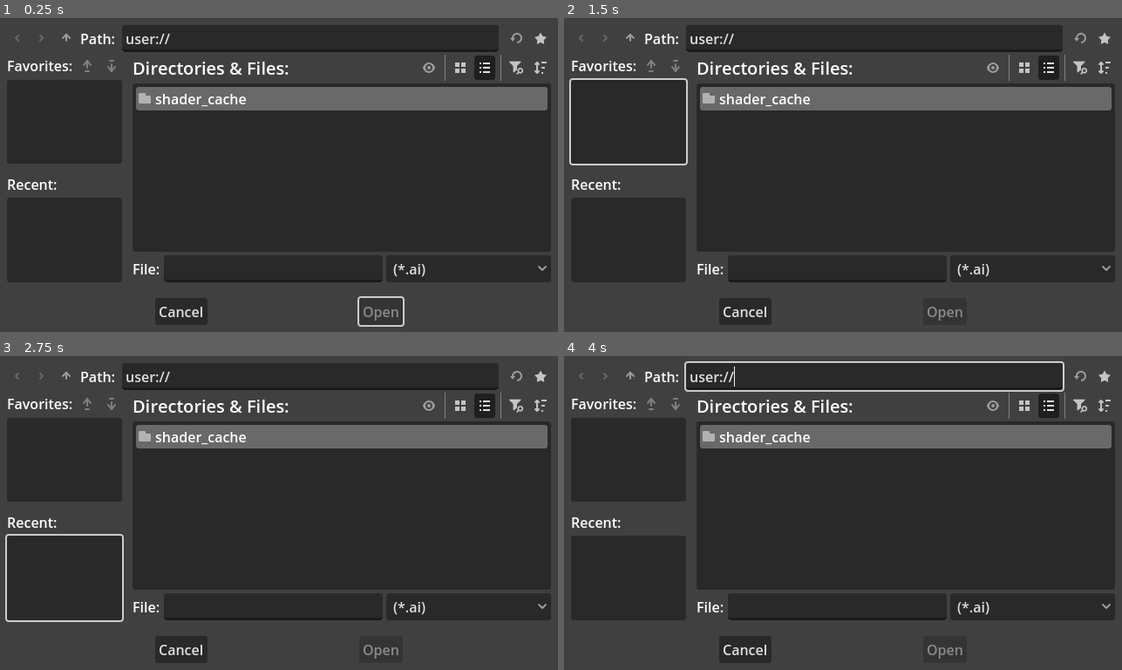
Above: before the commit, frames 1-4 (two rows, left to right).
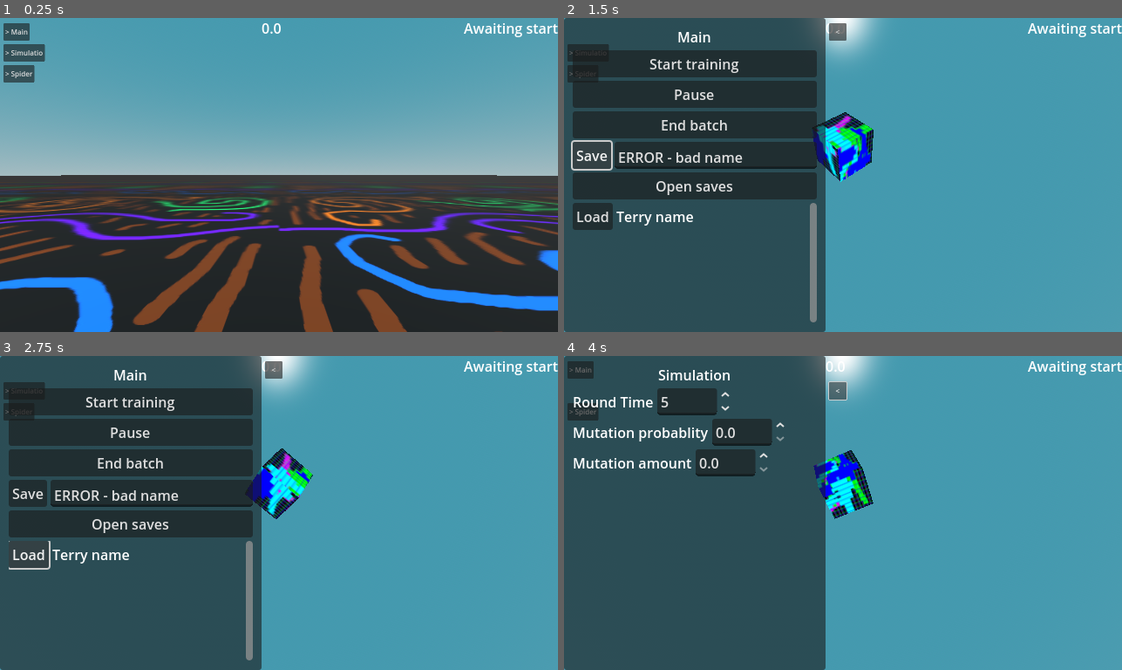
Above: after the commit, the same moments.

Repository: officialErnests/de-ai-ed
Game: Godot game, scene res://scenes/main.tscn
The game is run twice, just before and just after one commit, with the same random seed, the same clock (stepped at 60 frames per second) and the same inputs.
Inputs (mouse positions are in pixels of both pictures, inside the frame that each line leads up to):
- Up to frame 1 (0.25 s): no input
- Up to frame 2 (1.5 s): click "> Main" at 0.5 s; click (591, 156) at 1.25 s, where only the run after the commit has a clickable "Save"
- Up to frame 3 (2.75 s): click (27, 553) at 2 s, where only the run after the commit has a clickable "Load"
- Up to frame 4 (4 s): click (837, 368) at 2.75 s, where only the run after the commit has a clickable "<"; click "> Simulatio" at 3.5 s

The runs differ from the first frame. In frame 1, 76% of the frame differs, in the area x 0-100%, y 0-100%; in frame 2, 78%; in frame 3, 78%; in frame 4, 83%.

Commit message:
Implementing better saving system, aka you can now name saves :DD (also has saftey features :DD)

Diff:
--- a/scenes/main.tscn
+++ b/scenes/main.tscn
@@ -10,6 +10,7 @@
 [ext_resource type="Script" uid="uid://bu5yxtfh5srqp" path="res://scripts/spidersss.gd" id="7_tipki"]
 [ext_resource type="Script" uid="uid://dyqngqnchhak1" path="res://scripts/close_open_panel.gd" id="8_85g3d"]
 [ext_resource type="Script" uid="uid://dja83xsbpu3ad" path="res://scripts/timer_to_label.gd" id="8_choun"]
+[ext_resource type="Script" uid="uid://cstg6n1g4ctwb" path="res://scripts/save_texts.gd" id="9_ya4ey"]
 
 [sub_resource type="ProceduralSkyMaterial" id="ProceduralSkyMaterial_o5qli"]
 sky_top_color = Color(0.26750416, 0.6006932, 0.68498224, 1)
@@ -133,15 +134,6 @@
 timer = NodePath("../../../../../../Lerning")
 metadata/_custom_type_script = "uid://dja83xsbpu3ad"
 
-[node name="FileDialog" type="FileDialog" parent="Camera_setup/NeckOrSmthing/Dron/Floating_cam/GenCount"]
-oversampling_override = 1.0
-title = "Open a File"
-visible = true
-file_mode = 0
-display_mode = 1
-access = 1
-filters = PackedStringArray("*.ai")
-
 [node name="Gui" type="CanvasLayer" parent="Camera_setup/NeckOrSmthing/Dron/Floating_cam"]
 
 [node name="Main" type="HBoxContainer" parent="Camera_setup/NeckOrSmthing/Dron/Floating_cam/Gui"]
@@ -181,17 +173,42 @@
 layout_mode = 2
 text = "End batch"
 
-[node name="Save" type="Button" parent="Camera_setup/NeckOrSmthing/Dron/Floating_cam/Gui/Main/Panel/VBoxContainer"]
+[node name="HBoxContainer" type="HBoxContainer" parent="Camera_setup/NeckOrSmthing/Dron/Floating_cam/Gui/Main/Panel/VBoxContainer"]
+layout_mode = 2
+
+[node name="Save" type="Button" parent="Camera_setup/NeckOrSmthing/Dron/Floating_cam/Gui/Main/Panel/VBoxContainer/HBoxContainer"]
 layout_mode = 2
 text = "Save"
 
+[node name="TextEdit" type="TextEdit" parent="Camera_setup/NeckOrSmthing/Dron/Floating_cam/Gui/Main/Panel/VBoxContainer/HBoxContainer"]
+custom_minimum_size = Vector2(232, 0)
+layout_mode = 2
+emoji_menu_enabled = false
+script = ExtResource("9_ya4ey")
+
 [node name="Open" type="Button" parent="Camera_setup/NeckOrSmthing/Dron/Floating_cam/Gui/Main/Panel/VBoxContainer"]
 layout_mode = 2
 text = "Open saves"
 
-[node name="Load" type="Button" parent="Camera_setup/NeckOrSmthing/Dron/Floating_cam/Gui/Main/Panel/VBoxContainer"]
+[node name="ScrollContainer" type="ScrollContainer" parent="Camera_setup/NeckOrSmthing/Dron/Floating_cam/Gui/Main/Panel/VBoxContainer"]
+custom_minimum_size = Vector2(0, 137)
+layout_mode = 2
+horizontal_scroll_mode = 0
+vertical_scroll_mode = 2
+
+[node name="VBoxContainer" type="VBoxContainer" parent="Camera_setup/NeckOrSmthing/Dron/Floating_cam/Gui/Main/Panel/VBoxContainer/ScrollContainer"]
+layout_mode = 2
+
+[node name="HBoxContainer" type="HBoxContainer" parent="Camera_setup/NeckOrSmthing/Dron/Floating_cam/Gui/Main/Panel/VBoxContainer/ScrollContainer/VBoxContainer"]
+layout_mode = 2
+
+[node name="Button" type="Button" parent="Camera_setup/NeckOrSmthing/Dron/Floating_cam/Gui/Main/Panel/VBoxContainer/ScrollContainer/VBoxContainer/HBoxContainer"]
 layout_mode = 2
 text = "Load"
+
+[node name="Label" type="Label" parent="Camera_setup/NeckOrSmthing/Dron/Floating_cam/Gui/Main/Panel/VBoxContainer/ScrollContainer/VBoxContainer/HBoxContainer"]
+layout_mode = 2
+text = "Terry name"
 
 [node name="Control" type="Control" parent="Camera_setup/NeckOrSmthing/Dron/Floating_cam/Gui/Main"]
 z_index = -1
@@ -368,14 +385,14 @@
 slider_close_text = "> Spider"
 is_open = false
 
-[node name="Spidersss" type="Node3D" parent="." node_paths=PackedStringArray("start", "pause_button", "force_stop_button", "save_button", "open_button", "load_button", "training_time", "timer", "node_visualiser", "generation_count")]
+[node name="Spidersss" type="Node3D" parent="." node_paths=PackedStringArray("start", "pause_button", "force_stop_button", "save_button", "save_text", "open_button", "training_time", "timer", "node_visualiser", "generation_count")]
 script = ExtResource("7_tipki")
 start = NodePath("../Camera_setup/NeckOrSmthing/Dron/Floating_cam/Gui/Main/Panel/VBoxContainer/Start")
 pause_button = NodePath("../Camera_setup/NeckOrSmthing/Dron/Floating_cam/Gui/Main/Panel/VBoxContainer/Pause")
 force_stop_button = NodePath("../Camera_setup/NeckOrSmthing/Dron/Floating_cam/Gui/Main/Panel/VBoxContainer/End")
-save_button = NodePath("../Camera_setup/NeckOrSmthing/Dron/Floating_cam/Gui/Main/Panel/VBoxContainer/Save")
+save_button = NodePath("../Camera_setup/NeckOrSmthing/Dron/Floating_cam/Gui/Main/Panel/VBoxContainer/HBoxContainer/Save")
+save_text = NodePath("../Camera_setup/NeckOrSmthing/Dron/Floating_cam/Gui/Main/Panel/VBoxContainer/HBoxContainer/TextEdit")
 open_button = NodePath("../Camera_setup/NeckOrSmthing/Dron/Floating_cam/Gui/Main/Panel/VBoxContainer/Open")
-load_button = NodePath("../Camera_setup/NeckOrSmthing/Dron/Floating_cam/Gui/Main/Panel/VBoxContainer/Load")
 training_time = NodePath("../Camera_setup/NeckOrSmthing/Dron/Floating_cam/Gui/Simulation/Panel/VBoxContainer/Timer/SpinBox")
 timer = NodePath("../Lerning")
 spiders_per_batch = 10
--- /dev/null
+++ b/scripts/save_texts.gd
@@ -0,0 +1,17 @@
+extends TextEdit
+
+
+# Called when the node enters the scene tree for the first time.
+func _ready() -> void:
+	genText()
+
+func genText():
+	if text == "":
+		var now_time = Time.get_datetime_dict_from_system()
+		text = "TERRYS_" + str(now_time["month"]) + str(now_time["day"]) + str(now_time["hour"]) + str(now_time["minute"]) + str(now_time["second"])
+	else:
+		var regex := RegEx.new()
+		regex.compile("([0-9|_]*$)")
+		var result_text = regex.sub(text, "")
+		var now_time = Time.get_datetime_dict_from_system()
+		text = result_text + "_" + str(now_time["month"]) + str(now_time["day"]) + str(now_time["hour"]) + str(now_time["minute"]) + str(now_time["second"])
--- a/scripts/spidersss.gd
+++ b/scripts/spidersss.gd
@@ -9,6 +9,7 @@
 @export var pause_button: Button
 @export var force_stop_button: Button
 @export var save_button: Button
+@export var save_text: TextEdit
 @export var open_button: Button
 @export var load_button: Button
 @export var load_file_diologue: FileDialog
@@ -41,17 +42,19 @@
 	force_stop_button.pressed.connect(forceEnd)
 	save_button.pressed.connect(saveAi)
 	open_button.pressed.connect(openExplorer)
-	load_button.pressed.connect(openExplorer)
+	# load_button.pressed.connect(loadAi)
 
 func saveAi():
 	var dirAccess = DirAccess.open("user://")
-	dirAccess.make_dir(SAVE_PATH)
-	var now_time = Time.get_datetime_dict_from_system()
-	var file_name = SAVE_PATH + "TERRYS_" + str(now_time["month"]) + str(now_time["day"]) + str(now_time["hour"]) + str(now_time["minute"]) + str(now_time["second"]) + ".ai"
-
-	print(file_name)
-	var fileSave = FileAccess.open(file_name, FileAccess.WRITE)
-	print(fileSave)
+	var file_name = save_text.text
+	var file_path = SAVE_PATH + file_name + ".ai"
+	if FileAccess.file_exists(file_path):
+		save_text.genText()
+		return
+	var fileSave = FileAccess.open(file_path, FileAccess.WRITE)
+	if not fileSave:
+		save_text.text = "ERROR - bad name"
+		return
 	fileSave.store_string(JSON.stringify([stats_arr, best_spider]))
 
 func openExplorer():
Not shown: 1 places in scenes/main.tscn that only renumber resources
Not shown, added: scripts/save_texts.gd.uid
